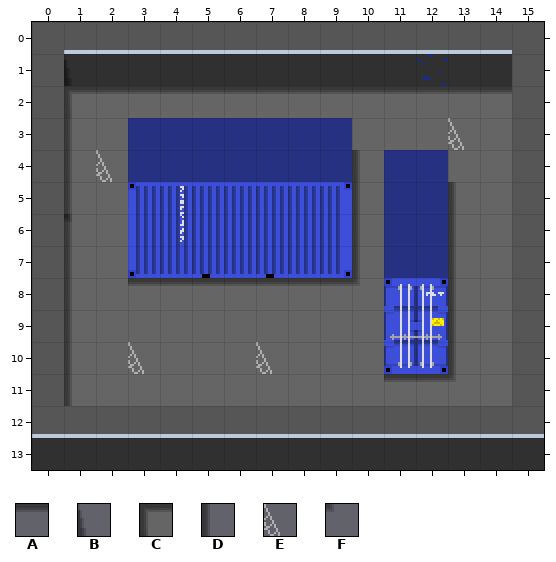
An edit to a level. Tiled map, finalGame/assets/tiles/Athene/room3.tmx. The picture above is the old version.
Cells are 32x32 px. Shown: x 0..15, y 0..13.
Key: from "tileset": A 20, B 21, C 22, D 23, E 30, F 33.
_ is an empty cell, # one hidden under a higher layer.
Layers that did not change in this view are not listed.
Layer "Shadows" before, first column x 0:
 0 ________________
 1 _B______________
 2 _CAAAAA__AAAAAA_
 3 _D______________
 4 _D________D_____
 5 _D________D__D__
 6 #F________D__D__
 7 __________D__D__
 8 _D_AAAAAAAF__D__
 9 _D___________D__
10 _D___________D__
11 _D_________AAF__
12 ________________
13 ________________
After:
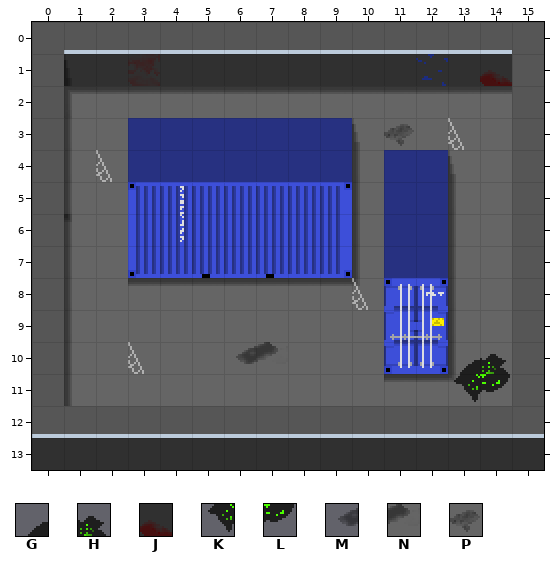
Further tiles: from "tileset": G 10, H 11, J 12, K 24, L 25, M 38, N 39, P 40.
Tiles of an added or newly shown layer are drawn over the layers below it.
See-through tiles are keyed as they look on the map.
What changed:
Changed rows in their new state; . is an unchanged cell.
Layer "Decorations" (added):
first column x 11:
 1 ...J
 3 P...
first column x 6:
10 MN.....GH
11 .......KL
Layer "Shadows":
first column x 10:
 3 B...
 4 ...B
Layer "Enemy":
first column x 7:
 8 ...E
10 _...
